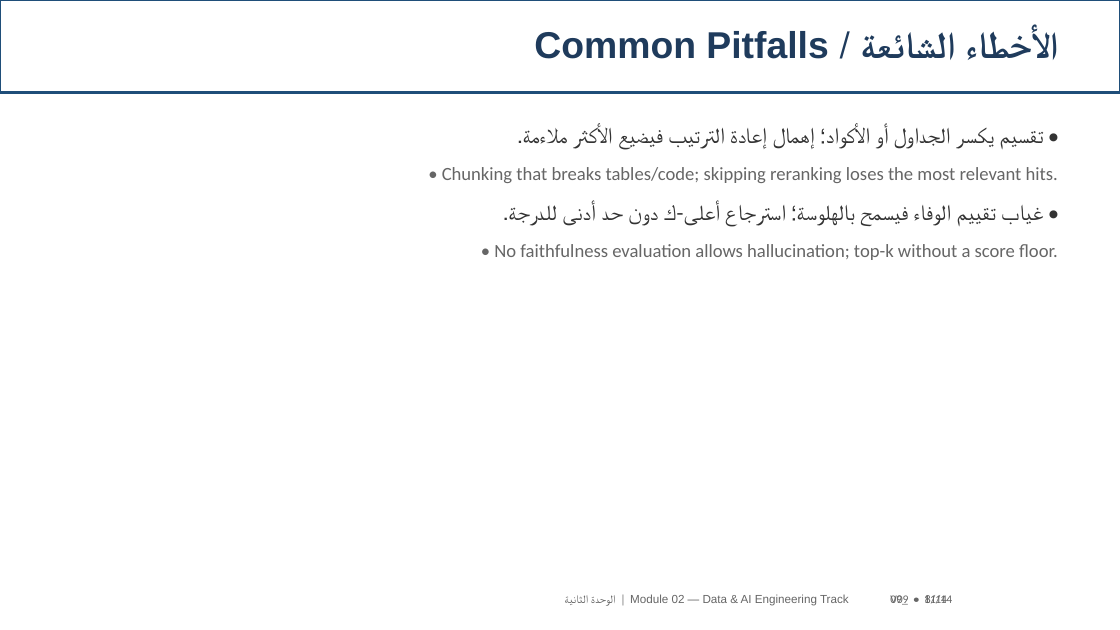
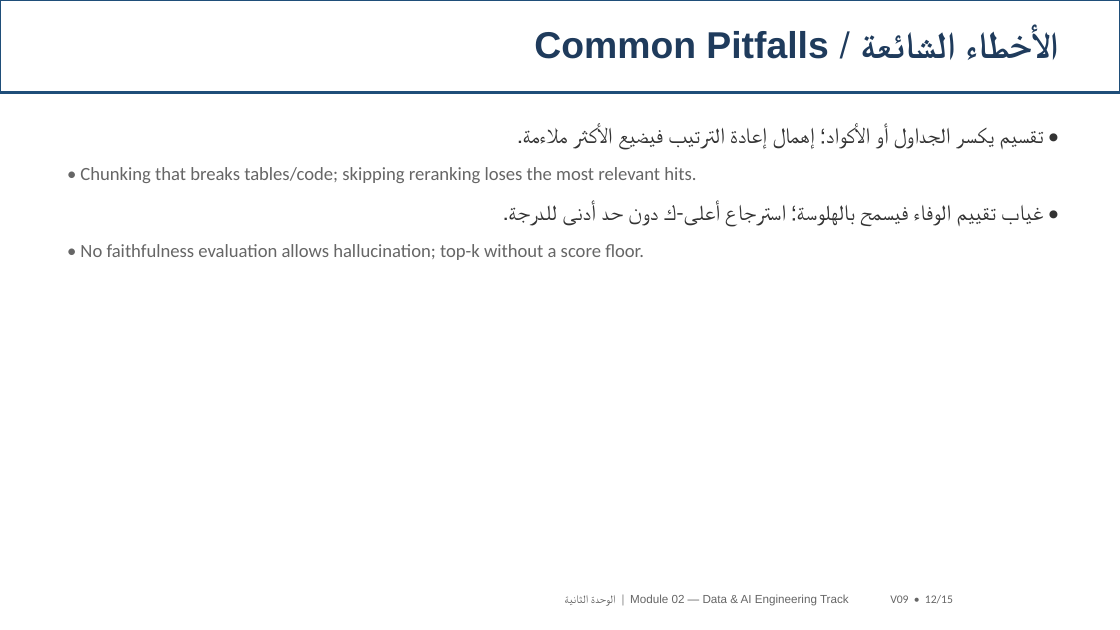
Before and after one commit to SAMeh-ZAGhloul/AI-Course, a slide deck: slide 12 of output/Module02_V09_Updated.pptx (slide 11 before the commit). Drawn at 1120x630 pixels with LibreOffice and Linux fonts; fonts in the diff are those of the drawing. Boxes give left, top, right and bottom in pixels: in the first picture for what was removed or moved away, otherwise in the second. Text is boxed around its words. In the diff, an @@ line names an element or a change of style, - is before the commit and + after.

```diff
--- a/output/Module02_V09_Updated.pptx
+++ b/output/Module02_V09_Updated.pptx
@@ text at [80,167,696,260]: alignment right to left @@
@@ text at [890,595,953,603]: text changed @@
-V09 • 8/14
+V09 • 12/15
@@ text removed at [890,595,952,605] @@
-09_ • 11/14
```
Also in this commit, not shown: 13 other slides changed, 1 slide added, 5 other files.
